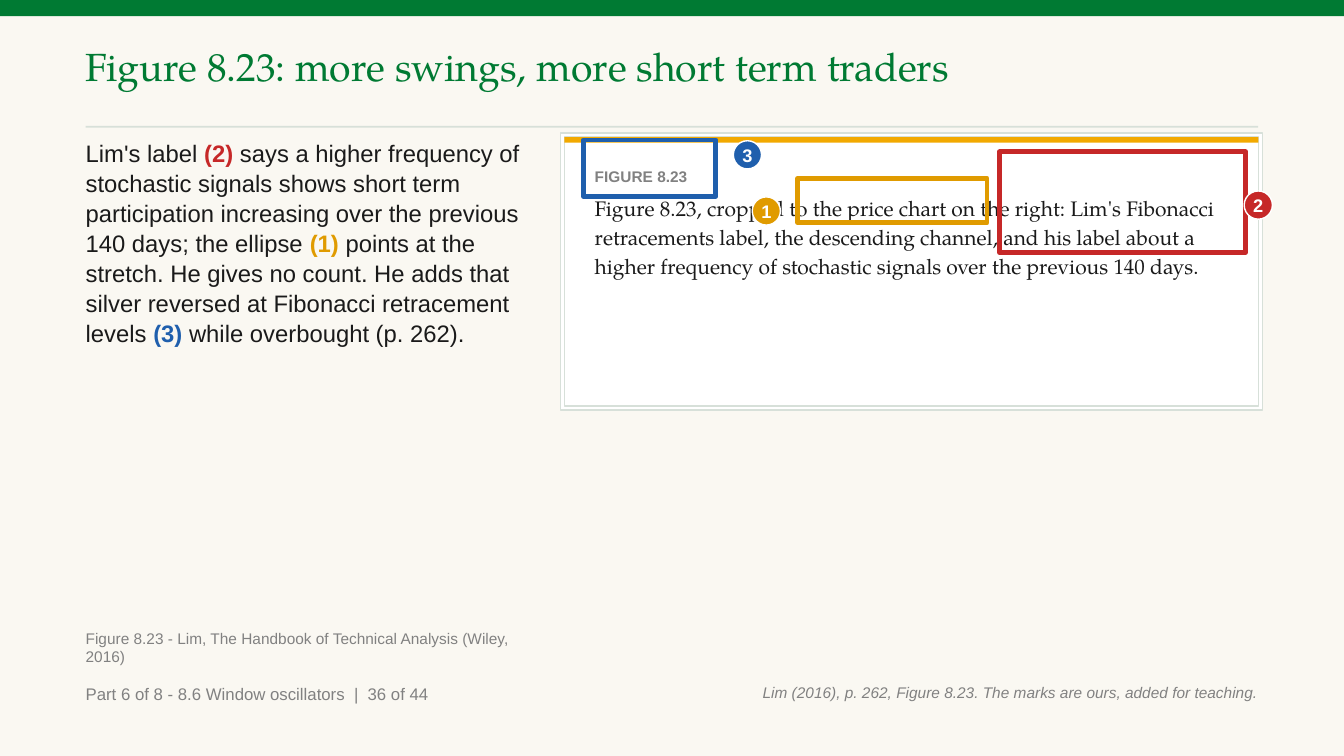
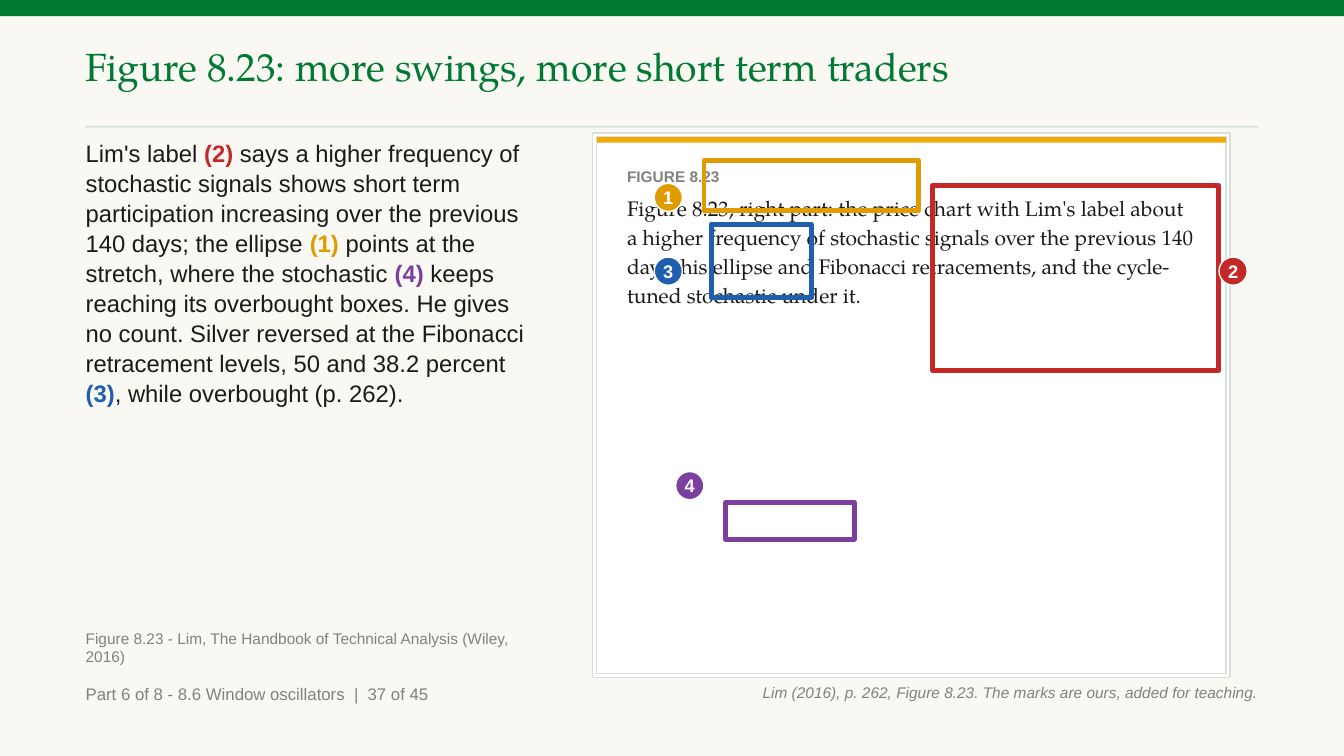
Before and after one commit to benjiesotelo-sudo/Telos_FIN1209, a slide deck: slide 229 of chapter-08/FIN1209-Chapter-08.pptx (slide 225 before the commit). Drawn at 1344x756 pixels with LibreOffice and Linux fonts; fonts in the diff are those of the drawing. Boxes give left, top, right and bottom in pixels: in the first picture for what was removed or moved away, otherwise in the second. Text is boxed around its words. In the diff, an @@ line names an element or a change of style, - is before the commit and + after.

Commit message:
Chapter 8 second class: apply strict read 1 (all three reports), label and key and row checks, Check 23 on our own day, 137 slides

```diff
--- a/chapter-08/FIN1209-Chapter-08.pptx
+++ b/chapter-08/FIN1209-Chapter-08.pptx
@@ text at [86,144,524,407]: text changed @@
-Lim's label (2) says a higher frequency of stochastic signals shows short term participation increasing over the previous 140 days; the ellipse (1) points at the stretch. He gives no count. He adds that silver reversed at Fibonacci retracement levels (3) while overbought (p. 262).
+Lim's label (2) says a higher frequency of stochastic signals shows short term participation increasing over the previous 140 days; the ellipse (1) points at the stretch, where the stochastic (4) keeps reaching its overbought boxes. He gives no count. Silver reversed at the Fibonacci retracement levels, 50 and 38.2 percent (3), while overbought (p. 262).
@@ rectangle: place and size @@
-rectangle at [561,133,1262,410]
+rectangle at [593,133,1230,678]
@@ rectangle: place and size @@
-rectangle at [565,137,1258,143]
+rectangle at [597,137,1226,143]
@@ rectangle: place and size @@
-rectangle at [565,137,1258,406]
+rectangle at [597,137,1226,674]
@@ text "FIGURE 8.23": place and size @@
-text "FIGURE 8.23" at [595,171,1214,280]
+text "FIGURE 8.23" at [627,170,1193,304]
@@ rectangle: place and size @@
-rectangle at [799,178,988,223]
+rectangle at [704,160,919,211]
@@ text at [627,194,1193,304]: text changed @@
-Figure 8.23, cropped to the price chart on the right: Lim's Fibonacci retracements label, the descending channel, and his label about a higher frequency of stochastic signals over the previous 140 days.
+Figure 8.23, right part: the price chart with Lim's label about a higher frequency of stochastic signals over the previous 140 days, his ellipse and Fibonacci retracements, and the cycle-tuned stochastic under it.
@@ ellipse "1": place and size @@
-ellipse "1" at [752,197,780,225]
+ellipse "1" at [654,184,683,212]
@@ rectangle: place and size @@
-rectangle at [1000,152,1246,253]
+rectangle at [933,186,1219,371]
@@ rectangle: place and size @@
-rectangle at [584,140,716,197]
+rectangle at [712,224,812,297]
@@ ellipse "3": place and size @@
-ellipse "3" at [733,141,761,169]
+ellipse "3" at [654,257,683,285]
@@ ellipse "2": place and size @@
-ellipse "2" at [1244,191,1272,219]
+ellipse "2" at [1219,257,1247,285]
@@ ellipse added at [676,472,704,500], fill #7B3FA0, outline #FFFFFF 1 pt, 13 pt, text #FFFFFF, bold @@
+4
@@ rectangle added at [726,502,855,539], outline #7B3FA0 3.5 pt @@
@@ text at [86,688,429,700]: text changed @@
-Part 6 of 8 - 8.6 Window oscillators | 36 of 44
+Part 6 of 8 - 8.6 Window oscillators | 37 of 45
```
Also in this commit, not shown: 90 other slides changed, 7 slides added, 11 other files.
